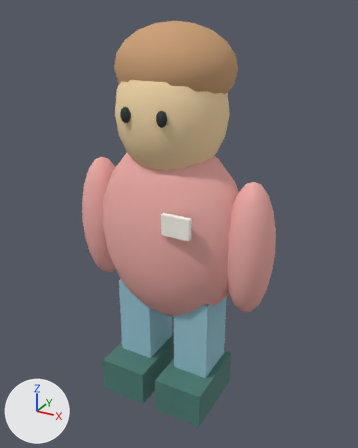
What one commit did to the glTF model public/models/visitor.glb.
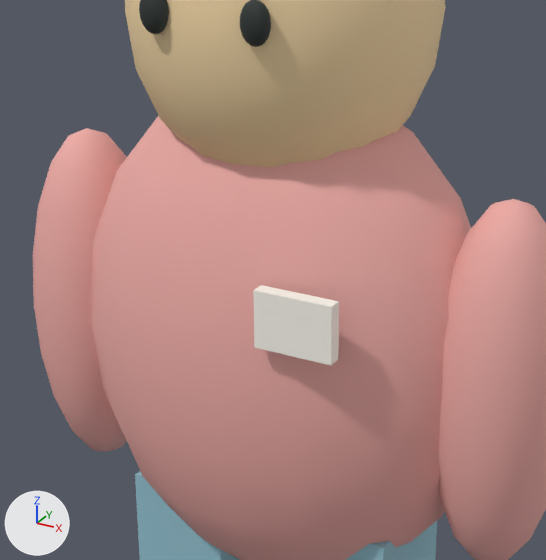
Each version appears first whole from a 50 mm lens placed at (1.143, -2.005, 2.018), pointed at (0.028, 0.022, 1.004), and next in a close-up on the part from 20% to 74% of the width and 25% to 69% of the height. Arrows for +X, +Y and +Z are at lower left; the lights stay in place. The first two pictures are the older version. Where no turn or scale is listed for an object, it has been applied to the vertices.

Names of what the first close-up shows: 'arm.002', 'arm.003', 'badge.001', 'body.007', 'eye.012', 'eye.013', 'head.006', 'leg.002', 'leg.003'.
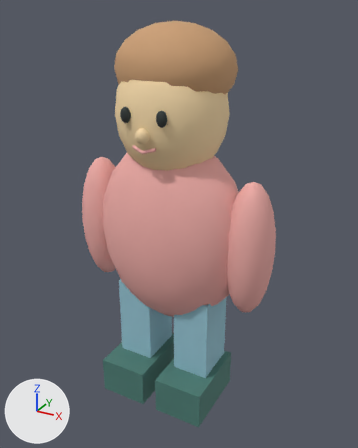
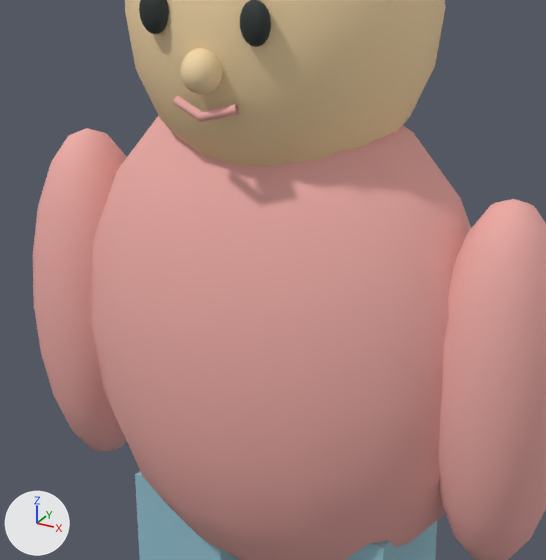
Changed parts and their boxes (x1, y1, x2, y2) in the close-ups (546 x 560 px):
'badge.001', deleted: before (253, 285, 339, 365)
'nose.005', added (beige): after (180, 48, 223, 94)
'friendly smile', added (pink): after (173, 96, 239, 122)

Edits to the bpy script that builds the scene:
```text
Add me_sphere_128:
    me_sphere_128.from_pydata(...)  # a UV sphere (16 segments, 10 rings, poles along z) spanning x -0.032..0.032, y -0.035..0.035, z -0.035..0.035
    me_sphere_128.materials.append(mat_lightfur_002)  # beige #f6daaa
Add me_friendly_smile:
    me_friendly_smile.from_pydata(...)  # 30 vertices, 40 faces; spans x -0.058..0.058, y -0.263..-0.2313, z 1.4323..1.4624
    me_friendly_smile.materials.append(mat_pink_002)  # pink #f0ada8
Remove ob_badge_001:
    ob_badge_001 = bpy.data.objects.new('badge.001', me_cube_408)
    ob_badge_001.location = (0.16, -0.245, 1.12)
Add ob_nose_005:
    ob_nose_005 = bpy.data.objects.new('nose.005', me_sphere_128)
    ob_nose_005.location = (0.0, -0.25, 1.51)
Add ob_friendly_smile:
    ob_friendly_smile = bpy.data.objects.new('friendly smile', me_friendly_smile)
    ob_friendly_smile.location = (0.0, 0.0, 0.0)
```
